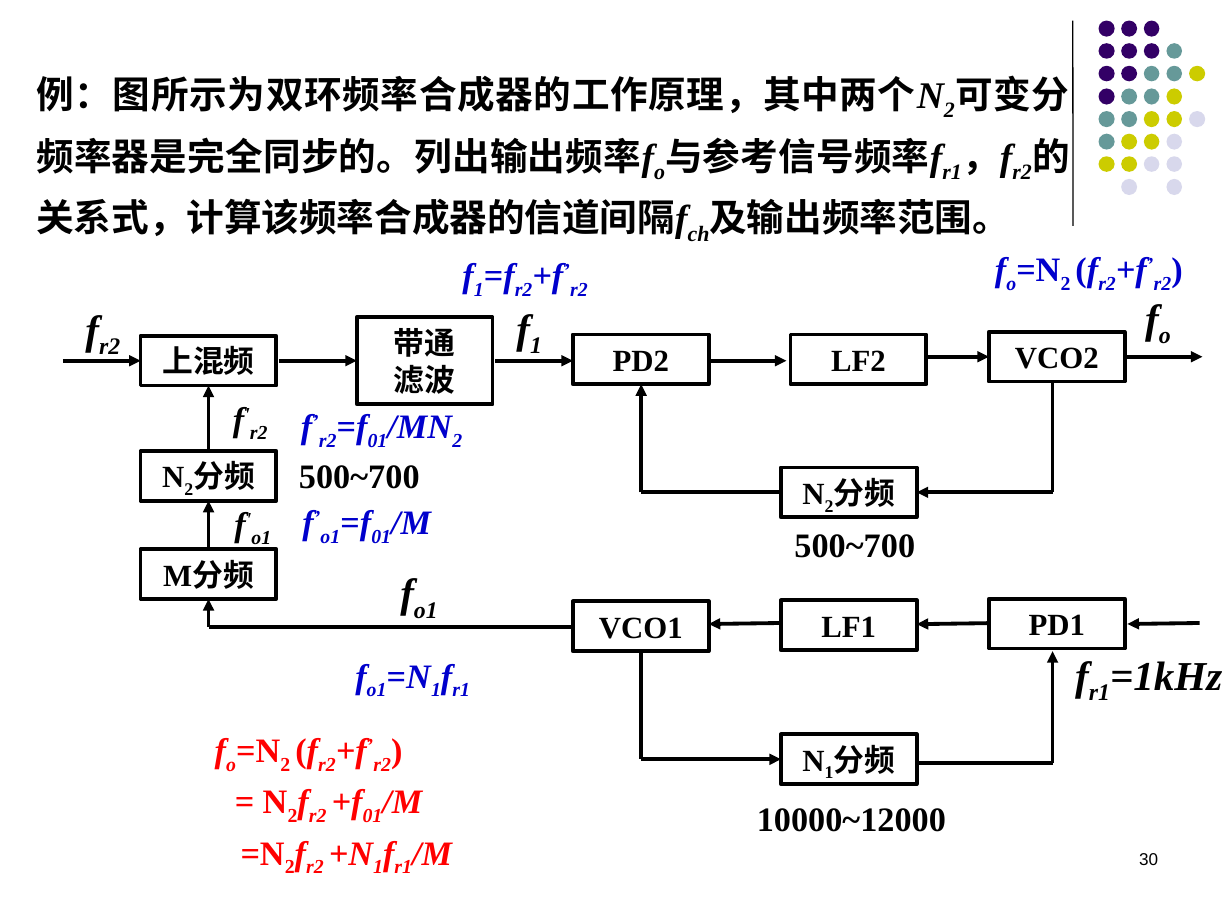
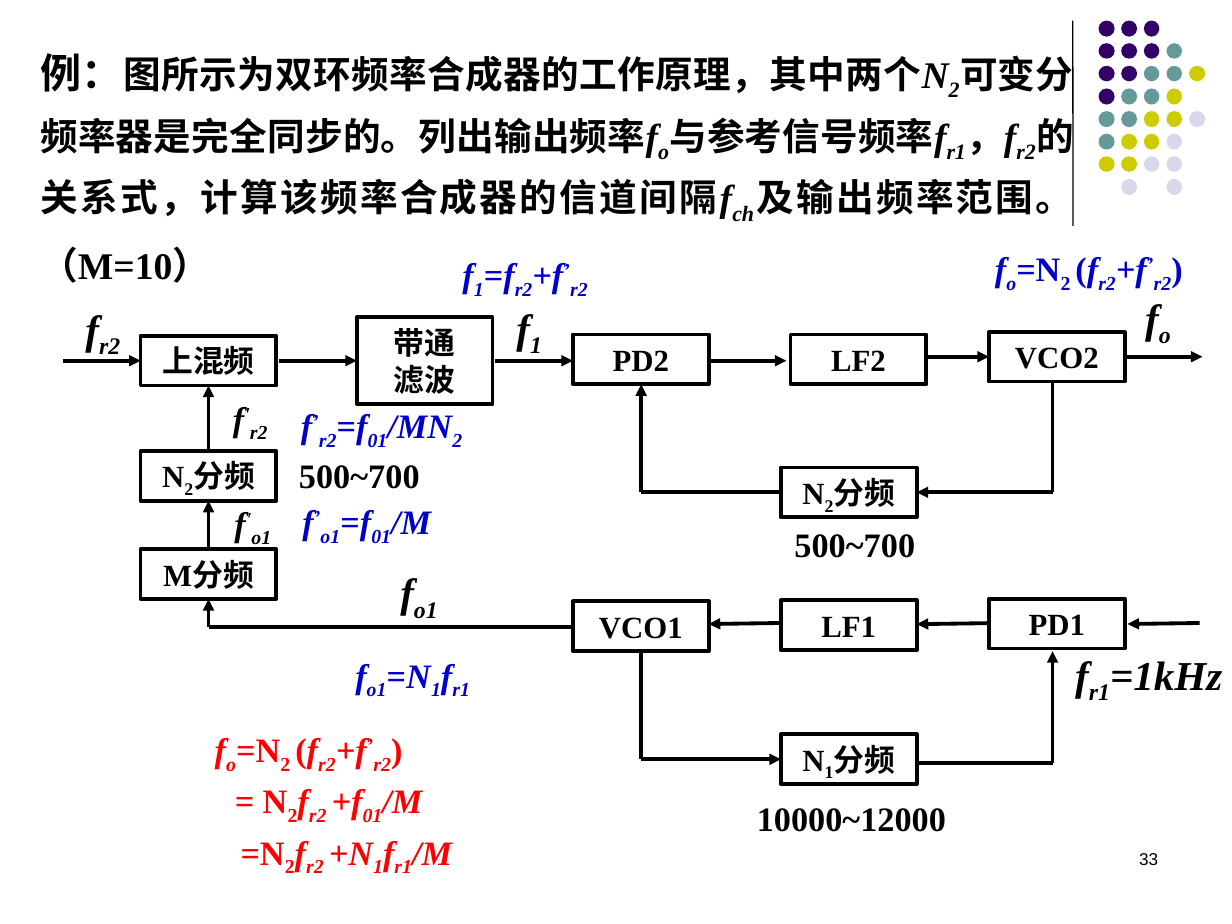
Before and after one commit to lyMeiSEU/ly_schoolhelper, a slide deck: slide 33 of 通信电子/第七章 频率合成器.pptx (slide 30 before the commit). Drawn at 1232x924 pixels with LibreOffice and Linux fonts; fonts in the diff are those of the drawing; background and template pictures are left out. Boxes give left, top, right and bottom in pixels: in the first picture for what was removed or moved away, otherwise in the second. Text is boxed around its words. In the diff, an @@ line names an element or a change of style, - is before the commit and + after.

```diff
--- a/通信电子/第七章 频率合成器.pptx
+++ b/通信电子/第七章 频率合成器.pptx
@@ text at [40, 53, 1073, 283]: text changed @@
-例：图所示为双环频率合成器的工作原理，其中两个N2可变分频率器是完全同步的。列出输出频率fo与参考信号频率fr1，fr2的关系式，计算该频率合成器的信道间隔fch及输出频率范围。
+例：图所示为双环频率合成器的工作原理，其中两个N2可变分频率器是完全同步的。列出输出频率fo与参考信号频率fr1，fr2的关系式，计算该频率合成器的信道间隔fch及输出频率范围。（M=10）
@@ page number at [1139, 853, 1158, 865]: text changed @@
-30
+33
```
Also in this commit, not shown: 12 other slides changed, 3 slides added, 39 other files.
